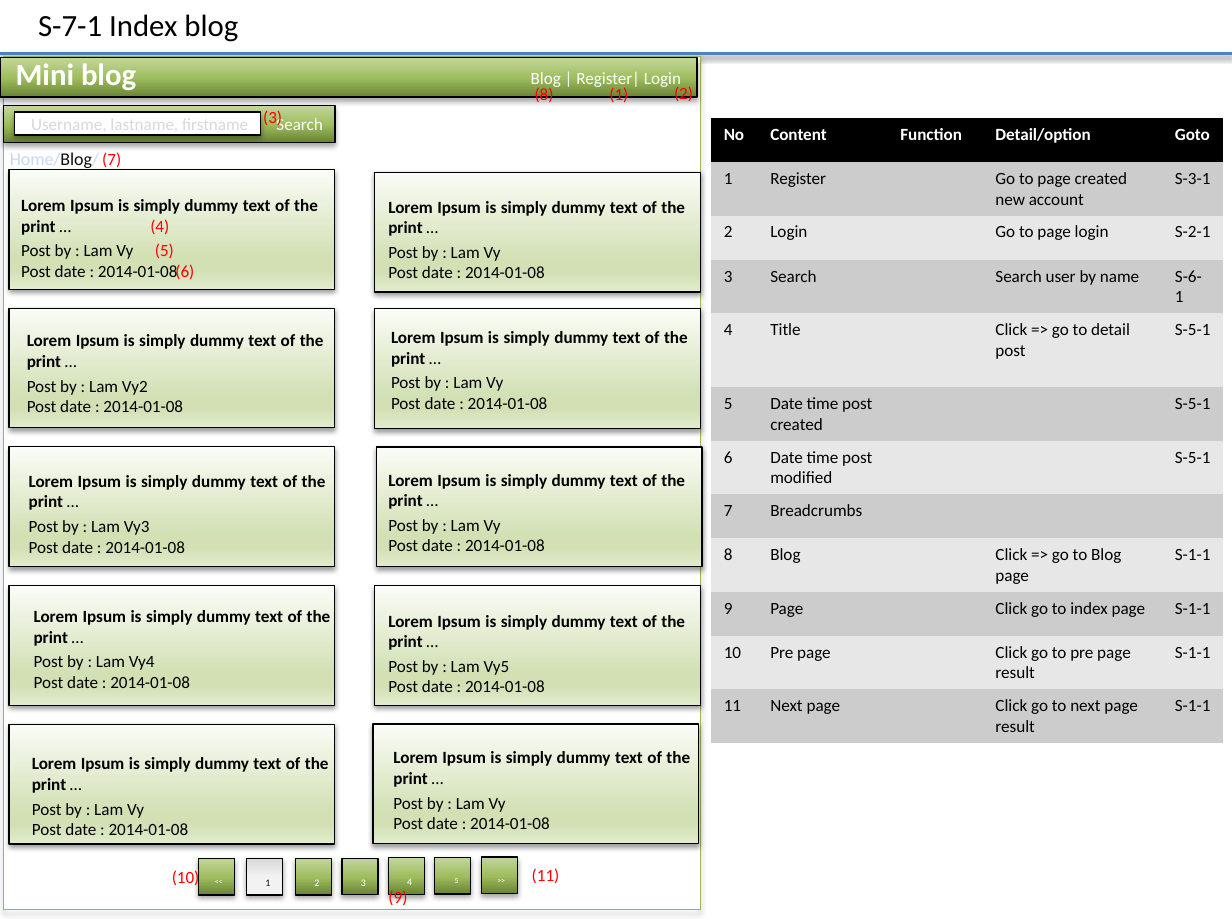
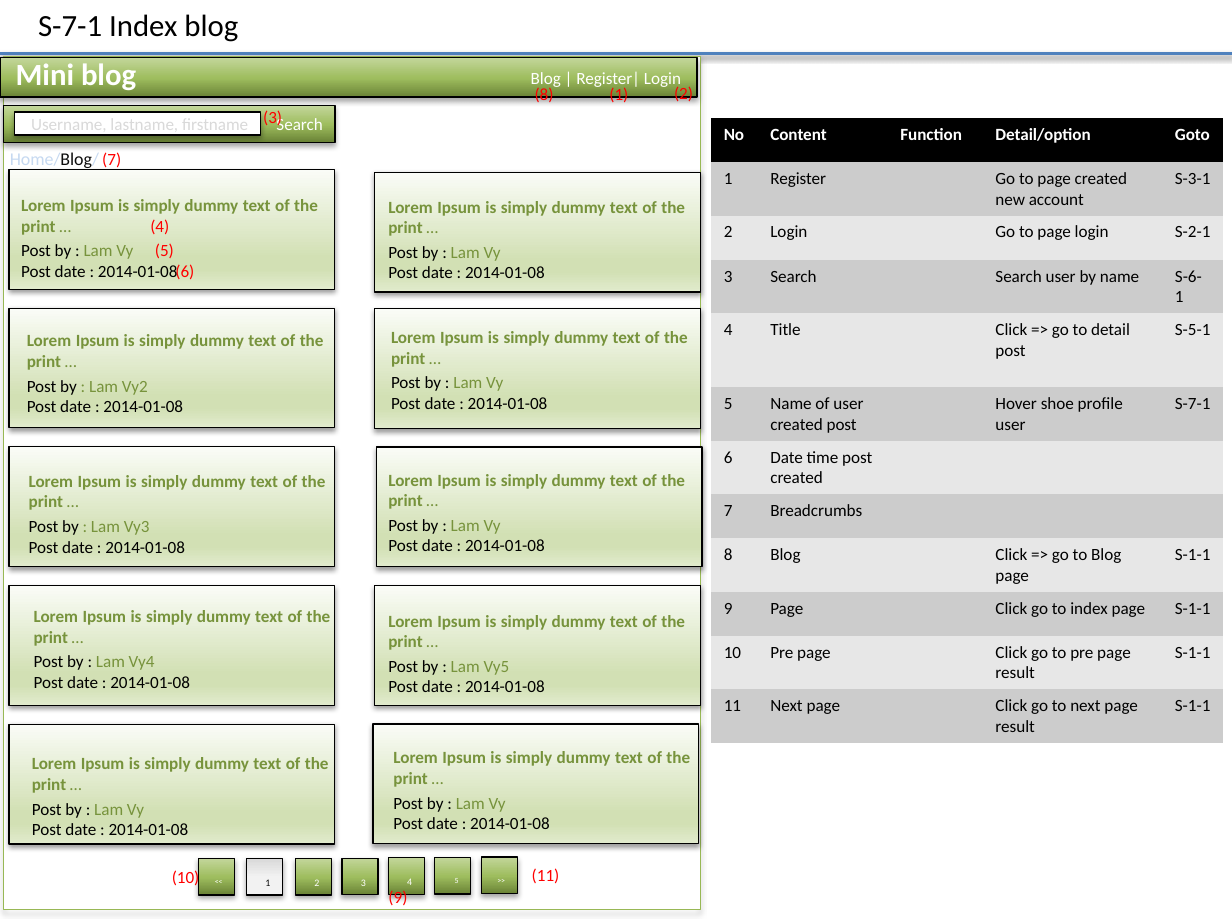
Before and after one commit to Mulodo-PHP-Training/miniblog-lam.vy, a slide deck: slide 10 of doc/frontend/wireframe/TRN-MiniBlog_WireframeDesign_LAMVY.pptx. Drawn at 1232x924 pixels with LibreOffice and Linux fonts; fonts in the diff are those of the drawing. Boxes give left, top, right and bottom in pixels: in the first picture for what was removed or moved away, otherwise in the second. Text is boxed around its words. In the diff, an @@ line names an element or a change of style, - is before the commit and + after.

```diff
--- a/doc/frontend/wireframe/TRN-MiniBlog_WireframeDesign_LAMVY.pptx
+++ b/doc/frontend/wireframe/TRN-MiniBlog_WireframeDesign_LAMVY.pptx
@@ table at <box>711,118,1223,761</box> @@
-row 6: 5 | Date time post created |  |  | S-5-1
+row 6: 5 | Name of user created post |  | Hover shoe profile user | S-7-1
-row 7, column 2: Date time post modified
+row 7, column 2: Date time post created
-row 7, column 5: S-5-1
+row 7, column 5: 
@@ text at <box>21,244,133,259</box>: text colour #000000 to #77933C in "Lam Vy" @@
@@ text at <box>388,246,501,261</box>: text colour #000000 to #77933C in "Lam Vy" @@
@@ text colour #000000 to #77933C in 10 elements at <box>21,199,318,235</box>, <box>388,201,685,236</box>, <box>391,331,688,367</box>, <box>388,474,685,509</box>, <box>388,615,685,650</box>, <box>393,751,690,787</box>, <box>32,757,329,793</box>, <box>34,610,331,646</box>, <box>29,475,326,510</box>, <box>27,334,324,370</box> @@
@@ text at <box>27,380,148,395</box>: text colour #000000 to #77933C in ": Lam Vy2" @@
@@ text at <box>391,376,503,391</box>: text colour #000000 to #77933C in "Lam Vy" @@
@@ text at <box>29,520,150,535</box>: text colour #000000 to #77933C in ": Lam Vy3" @@
@@ text at <box>388,519,501,534</box>: text colour #000000 to #77933C in "Lam Vy" @@
@@ text at <box>34,655,155,670</box>: text colour #000000 to #77933C in "Lam Vy4" @@
@@ text at <box>388,660,510,675</box>: text colour #000000 to #77933C in "Lam Vy5" @@
@@ text at <box>32,803,144,818</box>: text colour #000000 to #77933C in "Lam Vy" @@
@@ text at <box>393,797,506,812</box>: text colour #000000 to #77933C in "Lam Vy" @@
```
Also in this commit, not shown: 11 other slides changed, 4 slides added.
